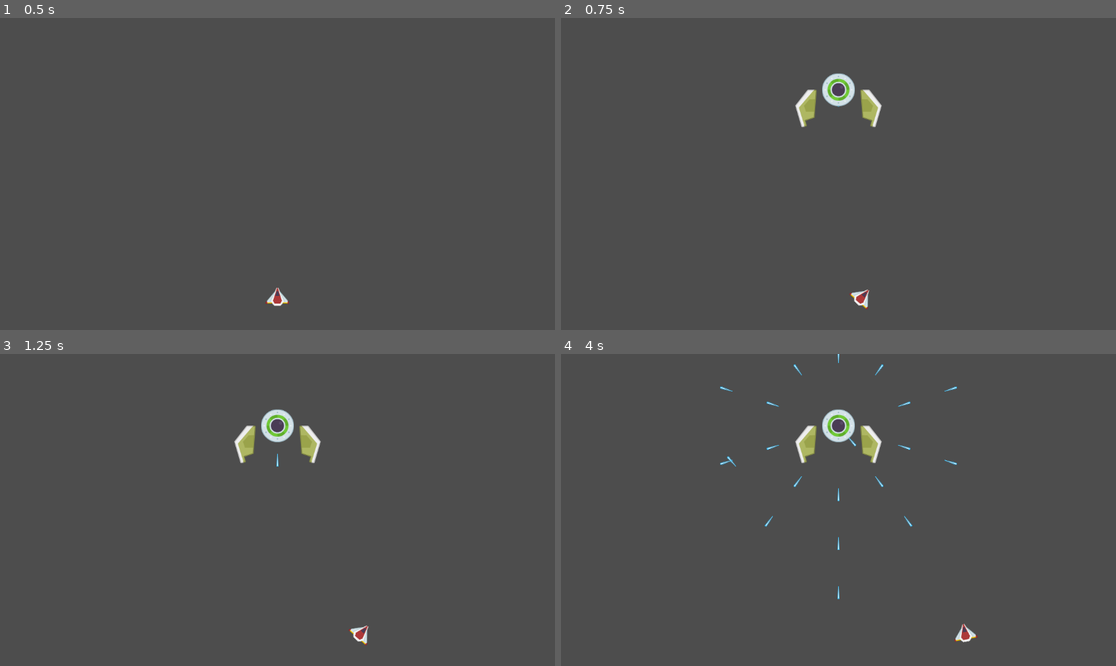
Above: before the commit, frames 1-4 (two rows, left to right).
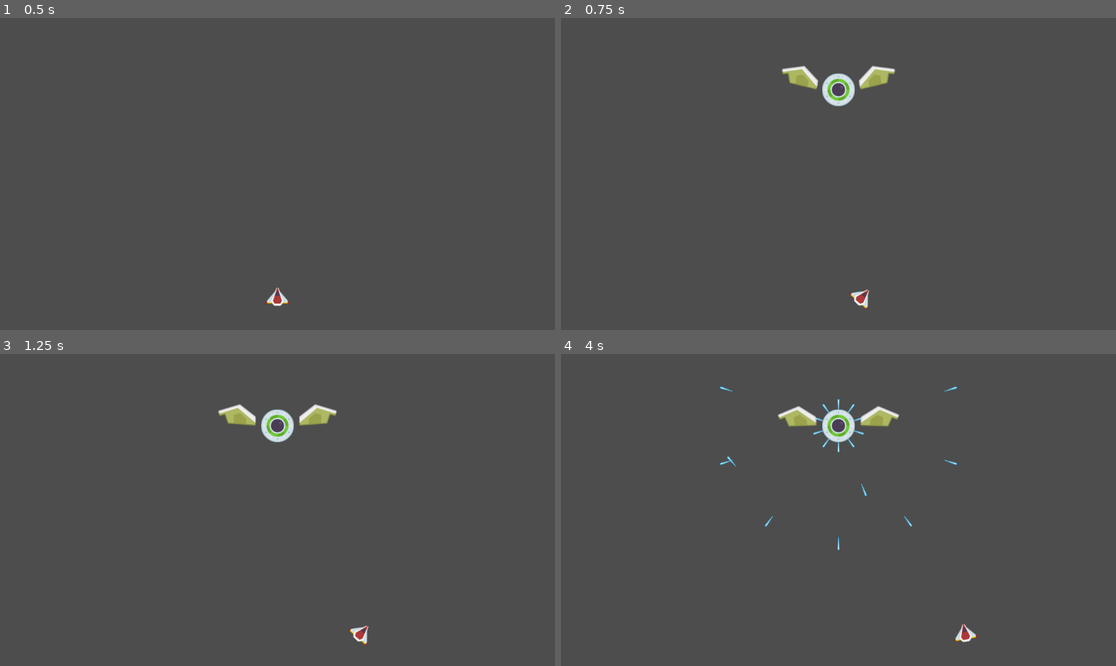
Above: after the commit, the same moments.

Repository: Noxalus/GMTK-2024
Game: Godot game, scene res://scenes/game.tscn
The game is run twice, just before and just after one commit, with the same random seed, the same clock (stepped at 60 frames per second) and the same inputs.
Inputs (mouse positions are in pixels of both pictures, inside the frame that each line leads up to):
- Up to frame 1 (0.5 s): no input
- Up to frame 2 (0.75 s): tap Enter at 0.5 s; move the mouse to (960, 158) at 0.52 s; hold D (move_right) from 0.53 s (still down); hold Shift (focus) from 0.53 s (still down)
- Up to frame 3 (1.25 s): keep holding D (move_right); keep holding Shift (focus)
- Up to frame 4 (4 s): move the mouse to (727, 525) at 1.27 s; release D (move_right) at 1.28 s; release Shift (focus) at 1.28 s; hold S (move_down) 1.28-2.03 s; click (727, 525) at 1.35 s; move the mouse to (894, 441) at 2.02 s; hold D (move_right) 2.03-2.78 s; hold Shift (focus) 2.03-2.78 s; move the mouse to (810, 572) at 2.77 s; hold W (move_up) 2.78-3.53 s; click (810, 572) at 2.85 s; move the mouse to (1005, 556) at 3.52 s; hold A (move_left) from 3.53 s (still down); hold Shift (focus) from 3.53 s (still down)

Frame 1 is identical in both runs. In frame 2, 1.2% of the frame differs, in the area x 39-61%, y 15-35%; in frame 3, 1.2%; in frame 4, 1.5%, in the area x 37-63%, y 0-79%.

Commit message:
Add some rotation logic for boss members.

Diff:
--- a/forever-warning/scripts/boss_core.gd
+++ b/forever-warning/scripts/boss_core.gd
@@ -17,9 +17,8 @@
 var bullet_node := preload("res://scenes/boss_bullet.tscn")
 var rng = RandomNumberGenerator.new()
 var chance_to_fire: float
-var is_dead = true
-var boss_parts_left = []
-var boss_parts_right = []
+var is_dead = true # dead by default
+var boss_parts = []
 
 func _ready():
 	chance_to_fire = base_chance_to_fire
@@ -88,6 +87,20 @@
 	# right
 	random_slot[1].affect_part(boss_part_right)
 
+	# apply a random rotation on the new part
+	var random_rotation = rng.randf_range(0.0, PI)
+	var random_rotation_speed = rng.randf_range(0.1, 0.5)
+	# TODO: should depends on the slot instead
+	var random_angle_amplitude = rng.randf_range(0.0, boss_part_right.angle_amplitude)
+	boss_part_left.set_base_angle(random_rotation)
+	boss_part_right.set_base_angle(-random_rotation)
+	boss_part_left.set_rotation_speed(random_rotation_speed)
+	boss_part_right.set_rotation_speed(random_rotation_speed)
+	boss_part_left.set_angle_amplitude(random_angle_amplitude)
+	boss_part_right.set_angle_amplitude(random_angle_amplitude)
+
+	boss_parts.append([boss_part_left, boss_part_right])
+
 func find_unoccupied_slots():
 	var unoccupied_slots = []
 	# Find unocuppied boss part slots in the core first
@@ -97,6 +110,9 @@
 		unoccupied_slots.append([parts_up_slots[0], parts_up_slots[1]])
 	if not parts_down_slots[0].is_occupied:
 		unoccupied_slots.append([parts_down_slots[0], parts_down_slots[1]])
+
+	# TODO: Look on all boss parts
+
 	return unoccupied_slots
 
 func spawn_new_weapons():
--- a/forever-warning/scripts/boss_part.gd
+++ b/forever-warning/scripts/boss_part.gd
@@ -1,4 +1,61 @@
 extends Area2D
+
+@export var base_rotation_speed: float = 5.0
+@export var angle_amplitude: float = PI / 3.0
+
+var rng = RandomNumberGenerator.new()
+var base_angle = 0.0
+var base_min_angle = 0.0
+var base_max_angle = 0.0
+var min_angle = 0.0
+var max_angle = 0.0
+var rotation_speed = 0.0
+var is_rotating_clockwise;
+
+func _ready():
+	rotation_speed = base_rotation_speed
+
+func is_flipped():
+	return scale.x == -1
 
 func flip():
 	scale.x = -1
+
+func _physics_process(delta):
+	var flip_factor = 1
+
+	if is_flipped():
+		flip_factor = -1
+
+	var clockwise_factor = 1
+
+	if is_rotating_clockwise and rotation > max_angle:
+		is_rotating_clockwise = false
+	elif not is_rotating_clockwise and rotation < min_angle:
+		is_rotating_clockwise = true
+
+	if not is_rotating_clockwise:
+		clockwise_factor = -flip_factor
+	else:
+		clockwise_factor = flip_factor
+
+	rotate(rotation_speed * flip_factor * clockwise_factor * delta)
+
+func set_base_angle(angle: float):
+	base_angle = angle
+	rotation = base_angle
+
+func set_angle_amplitude(amplitude: float):
+	base_min_angle = -amplitude
+	base_max_angle = amplitude
+
+	min_angle = base_angle + base_min_angle
+	max_angle = base_angle + base_max_angle
+
+	if is_flipped():
+		is_rotating_clockwise = false
+	else:
+		is_rotating_clockwise = true
+
+func set_rotation_speed(speed: float):
+	rotation_speed = speed
